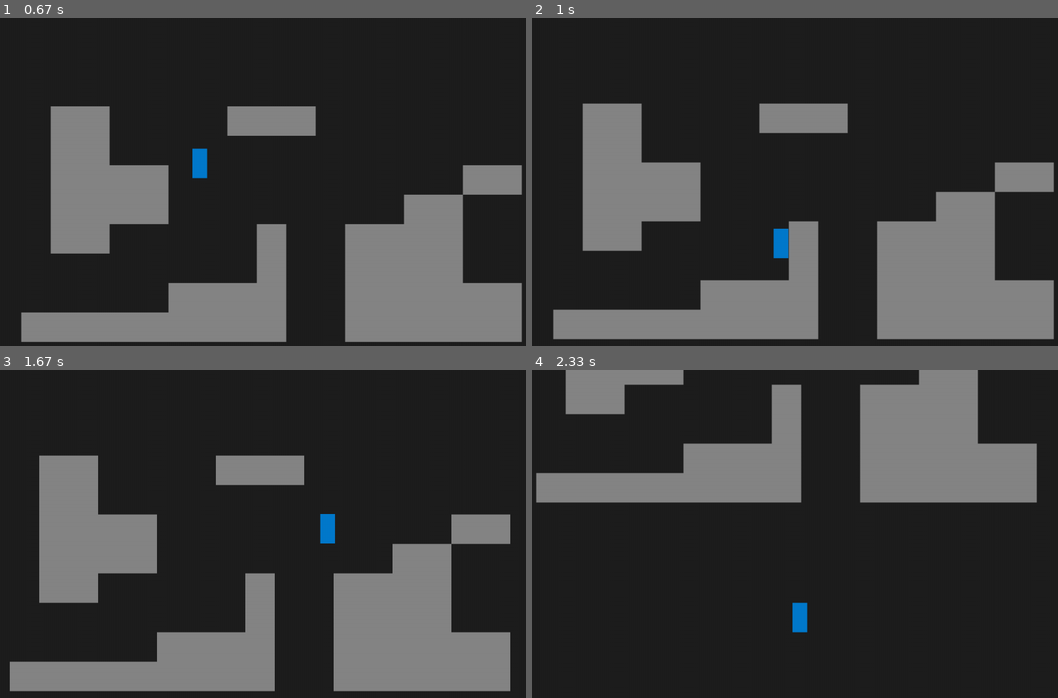
Above: before the commit, frames 1-4 (two rows, left to right).
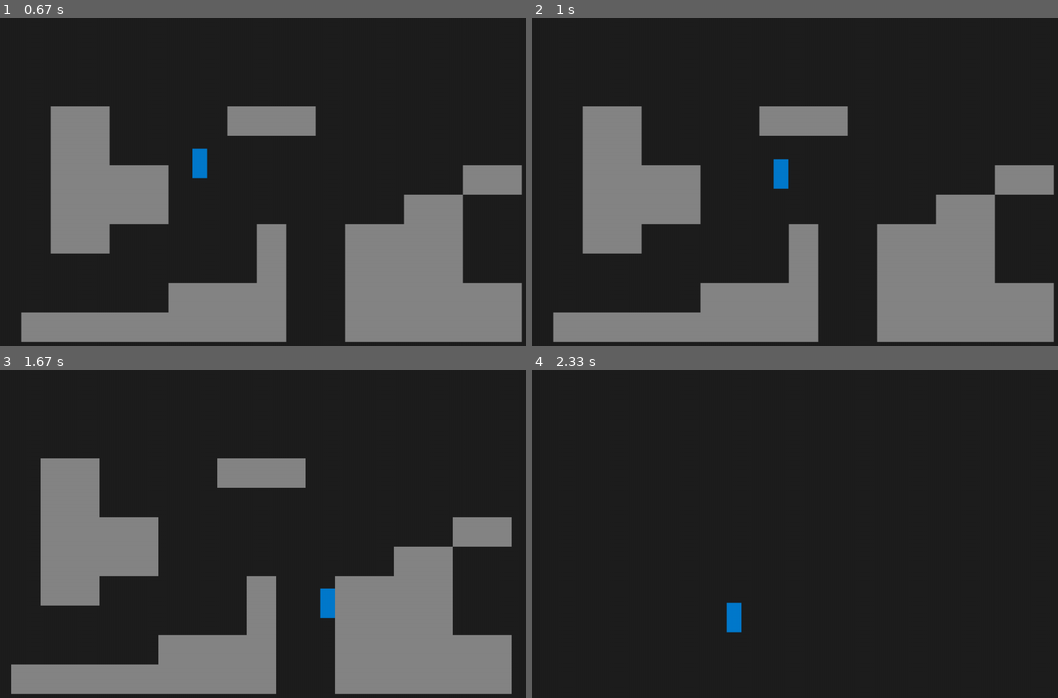
Above: after the commit, the same moments.

Repository: 2nPlusOne/pygame-platformer
Game: pygame game, started from main.py
Same seed, same stepped clock (60 frames per second), same inputs: the game is played once before the commit and once after it.
Inputs:
- Up to frame 1 (0.67 s): hold Right from 0.33 s (still down)
- Up to frame 2 (1 s): release Right at 0.8 s; hold Up from 0.83 s (still down)
- Up to frame 3 (1.67 s): release Up at 1.13 s; hold Right 1.17-1.63 s
- Up to frame 4 (2.33 s): hold Left 1.67-2.2 s; hold Left from 2.23 s (still down)

Frame 1 is identical in both runs. In frame 2, 3.2% of the frame differs, in the area x 3-100%, y 25-99%; in frame 3, 3.9%; in frame 4, 21%, in the area x 0-97%, y 0-81%.

Commit message:
Refined logic. Still not working... but closer.

Diff:
--- a/player.py
+++ b/player.py
@@ -68,7 +68,9 @@
         # jump_allowed = (self.jump_buffer_timer < JUMP_BUFFER_TIME and self.coyote_timer < COYOTE_TIME) or (
         #     self.jump_buffer_timer < JUMP_BUFFER_TIME and self.jumps_remaining > 0)
         jump_input = self.jump_buffer_timer < JUMP_BUFFER_TIME
-        can_jump = self.coyote_timer < COYOTE_TIME
+        can_jump = not self.jumping_locked and (self.jumps_remaining > 0 or self.coyote_timer < COYOTE_TIME)
+        print(f"can_jump: {can_jump}")
+        self.jumping_locked = self.jump_pressed
 
         if jump_input and can_jump:
             self.jump()
@@ -76,7 +78,6 @@
     def jump(self):
         self.coyote_timer = COYOTE_TIME
         self.is_jumping = True
-        self.jumping_locked = True
         self.jumps_remaining -= 1
         self.current_gravity = self.jump_gravity
         self.velocity.y = self.jump_velocity
@@ -87,7 +88,7 @@
 
     def update_jump_buffer_timer(self):
         """Resets jump buffer timer if jump key pressed, otherwise increments by delta time."""
-        self.jump_buffer_timer = 0 if self.jump_pressed else round(self.jump_buffer_timer + EST_DELTA_TIME, 2)
+        self.jump_buffer_timer = 0 if self.jump_pressed and not self.jumping_locked else round(self.jump_buffer_timer + EST_DELTA_TIME, 2)
 
     def move(self):
         """Move the player and apply collisions."""
@@ -159,8 +160,7 @@
         self.move()
         self.set_grounded()
 
-        print(f"jumps remaining: {self.jumps_remaining}")
-        print(f"jump buffer timer: {self.jump_buffer_timer}")
+        print(f"jumps_remaining: {self.jumps_remaining}")
         print(f"jump_locked: {self.jumping_locked}")
 
     # Zombie method, only used if I decide I need perfect delta time (should probably remove this...)
